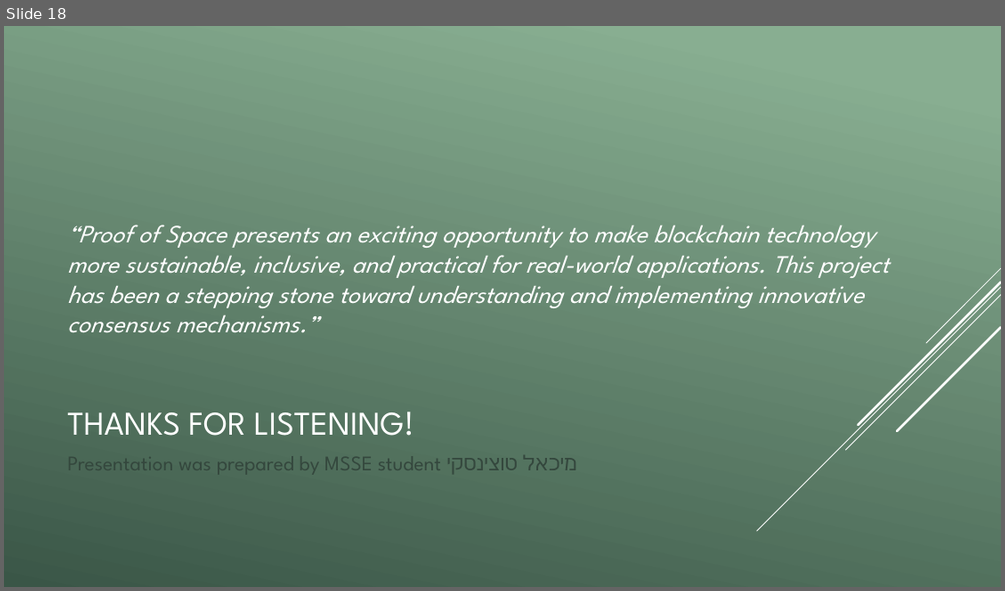
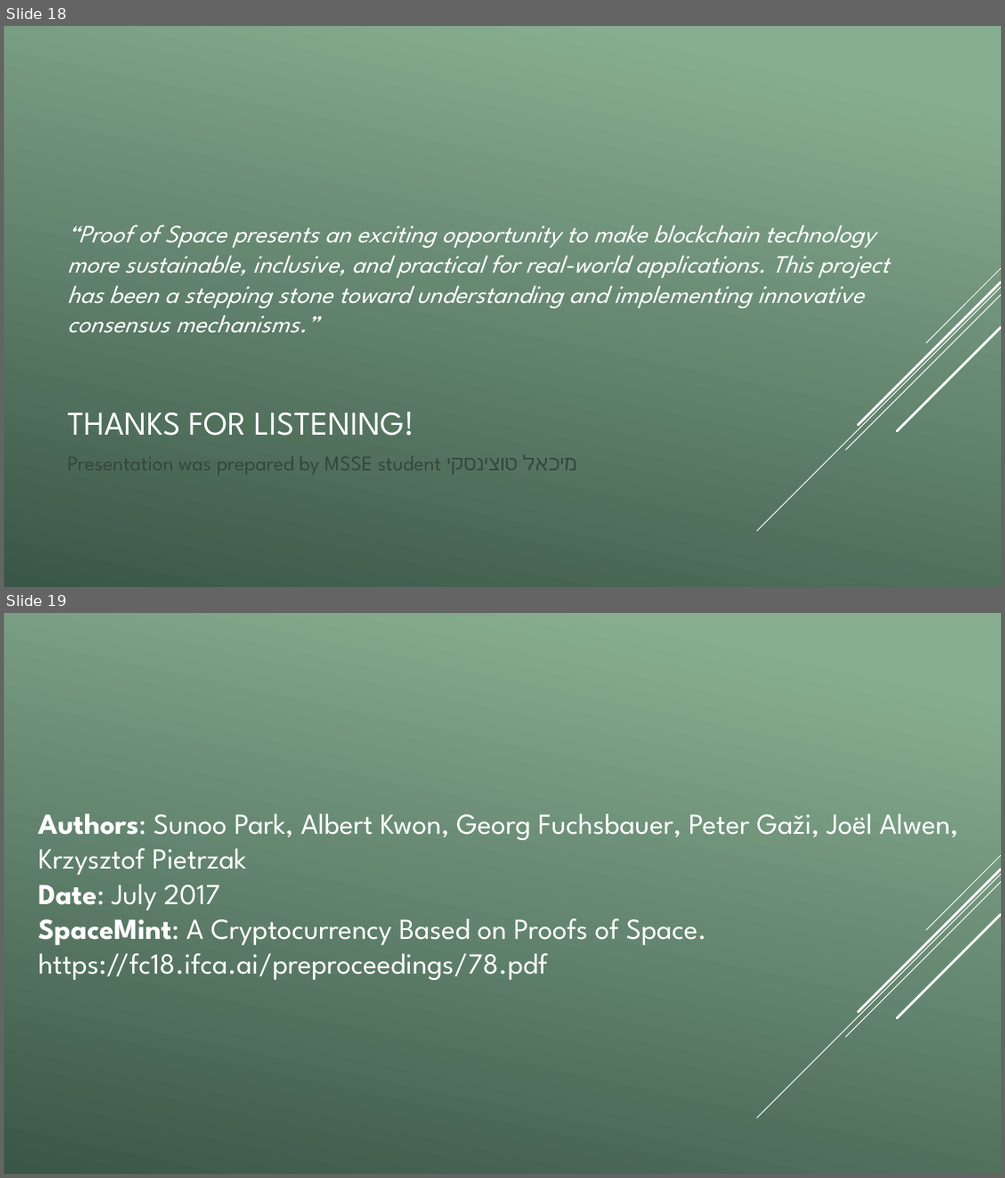
Before and after one commit to Draconov/SpaceMint-test, a slide deck: SpaceMint.pptx. Shown one above the other, each under a label of ours: slide 18 before the commit, slides 18 and 19 after it. The pictures are 1005x591 and 1005x1178 pixels, drawn with LibreOffice and Linux fonts; fonts in the diff are those of the drawing. Boxes give left, top, right and bottom in pixels: in the first picture for what was removed or moved away, otherwise in the second. Text is boxed around its words. In the diff, an @@ line names an element or a change of style, - is before the commit and + after.

```diff
--- a/SpaceMint.pptx
+++ b/SpaceMint.pptx
@@ slide 19 added at (x1=4, y1=613, x2=1001, y2=1174), background gradient #88AE92 to #3B5647; not listed: 5 template elements that a slide beside it also shows @@
@@ text added at (x1=38, y1=813, x2=959, y2=980), 28 pt, text #FFFFFF @@
+Authors: Sunoo Park, Albert Kwon, Georg Fuchsbauer, Peter Gaži, Joël Alwen, Krzysztof Pietrzak
+Date: July 2017
+SpaceMint: A Cryptocurrency Based on Proofs of Space.
+https://fc18.ifca.ai/preproceedings/78.pdf
```
